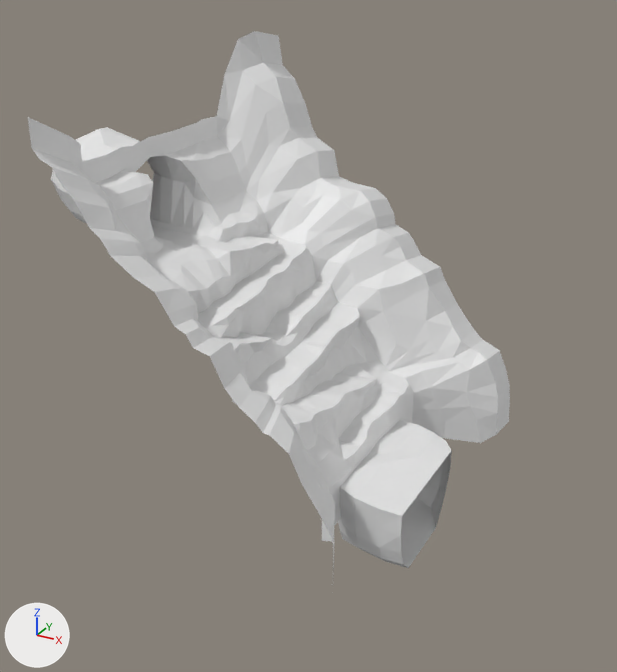
One commit to the OBJ model assets/winding-road.obj: the scene before it, then after it.
The view is the same before and after, from a 50 mm lens placed at (-9.8, -42.2, 37.8), pointed at (-29.4, -6.7, 20.0). Lighting does not change. The marker at lower left points along +X, +Y and +Z. Where no turn or scale is listed for an object, it has been applied to the vertices.

Names of what the first picture shows: 'winding-road'.
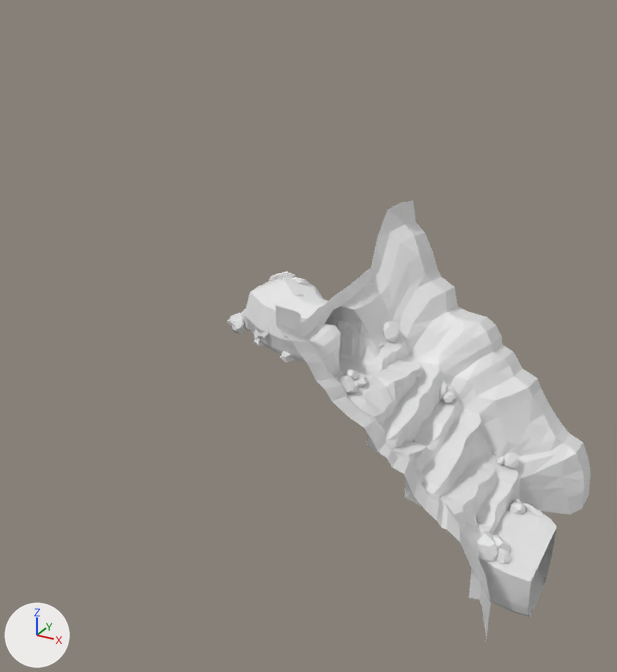
What differs and where, as boxes (x1, y1, x2, y2) in the pictures (617 x 672 px; the box of a moved part takes in the faces that stretch with it):
'winding-road', reshaped (25% narrower, 19% shorter): before (28, 31, 510, 570); after (227, 201, 590, 640)
part 1 of me_winding_road, moved or reshaped: before (338, 420, 452, 568); after (480, 502, 557, 617)
part 2 of me_winding_road, moved or reshaped: before (28, 31, 510, 555); after (244, 201, 590, 639)
part 3 of me_winding_road, added: after (227, 272, 542, 564)

The change, as a diff of the scene's bpy script:
```diff
--- a/assets/winding-road.obj.py
+++ b/assets/winding-road.obj.py
@@ me_winding_road @@
 # used by ob_winding_road; location = (0.0, 0.0, 0.0)
-me_winding_road.from_pydata(...)  # 848 vertices, 1558 faces; spans x -45.6..-21.0, y -16.4..3.0, z 11.2..34.2
+me_winding_road.from_pydata(...)  # 9104 vertices, 17612 faces; spans x -35.7..-15.7, y -12.3..2.2, z 8.4..25.7
+# me_winding_road part 1: the loose piece of 63 vertices spanning x -25.4..-21.6, y -12.2..-4.1, z 11.2..15.1 is scaled about the mesh origin by 0.75
+# me_winding_road part 2: the loose piece of 785 vertices spanning x -45.6..-21.0, y -16.4..3.0, z 12.5..34.2 is scaled about the mesh origin by 0.75
+# me_winding_road part 3: 8256 vertices added at x -35.7..-17.1, y -9.9..-1.0, z 10.8..22.1
+# me_winding_road part 4: the surface is now shaded smooth
```
